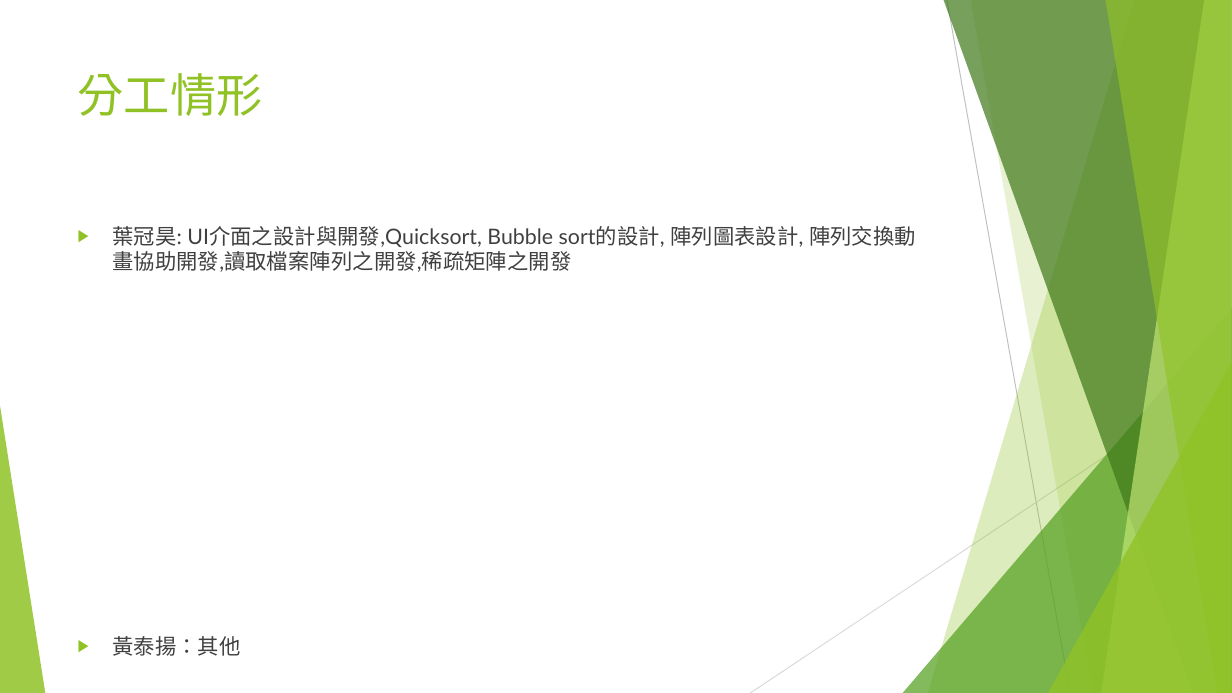
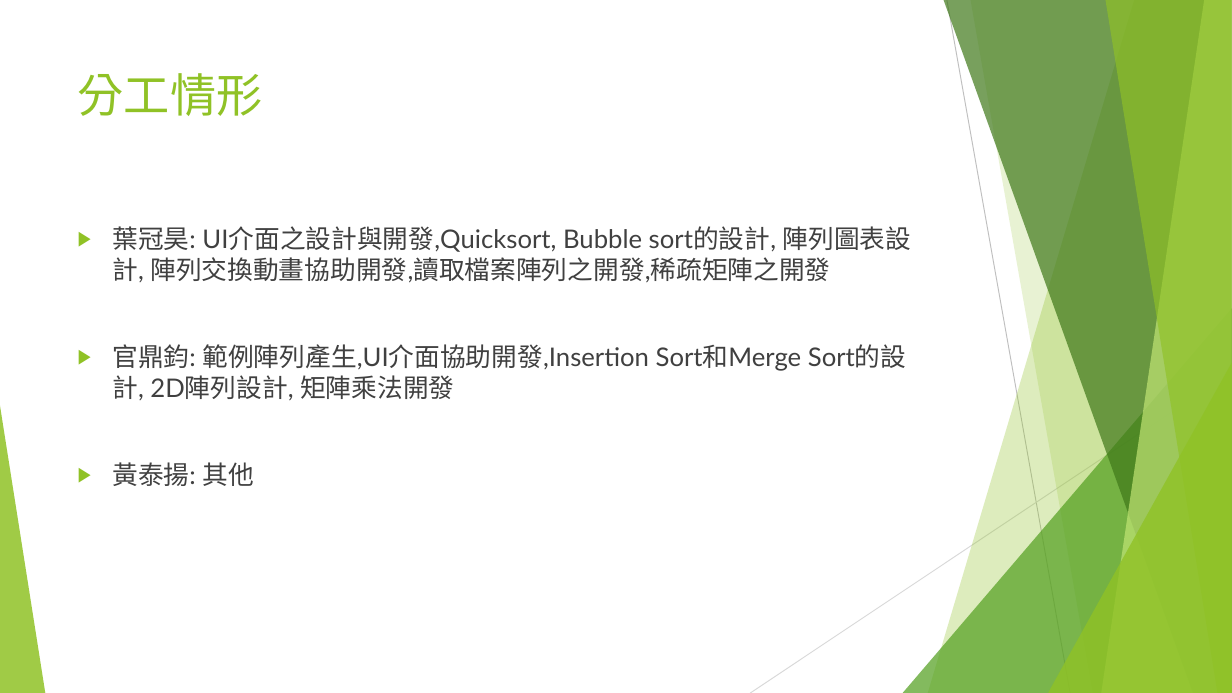
Before and after one commit to SUNGOD3/JAVA_TSJ, a slide deck: slide 11 of JAVA_TSJ.pptx. Drawn at 1232x693 pixels with LibreOffice and Linux fonts; fonts in the diff are those of the drawing. Boxes give left, top, right and bottom in pixels: in the first picture for what was removed or moved away, otherwise in the second. Text is boxed around its words. In the diff, an @@ line names an element or a change of style, - is before the commit and + after.

```diff
--- a/JAVA_TSJ.pptx
+++ b/JAVA_TSJ.pptx
@@ text at [112, 226, 911, 283]: size 16.6 to 20 pt in "葉冠昊: UI介面之設計與開發,Quicksort, Bubble sort的設計, 陣列圖表設計, 陣列交換動畫協助開 ..." @@
@@ text at [112, 344, 802, 486]: text changed; size 16.6 to 20 pt @@
-▶ 黃泰揚：其他
+▶ 官鼎鈞: 範例陣列產生,UI介面協助開發,Insertion Sort和Merge Sort的設計, 2D陣列設計, 矩陣乘法開發
+▶ 黃泰揚: 其他
```
